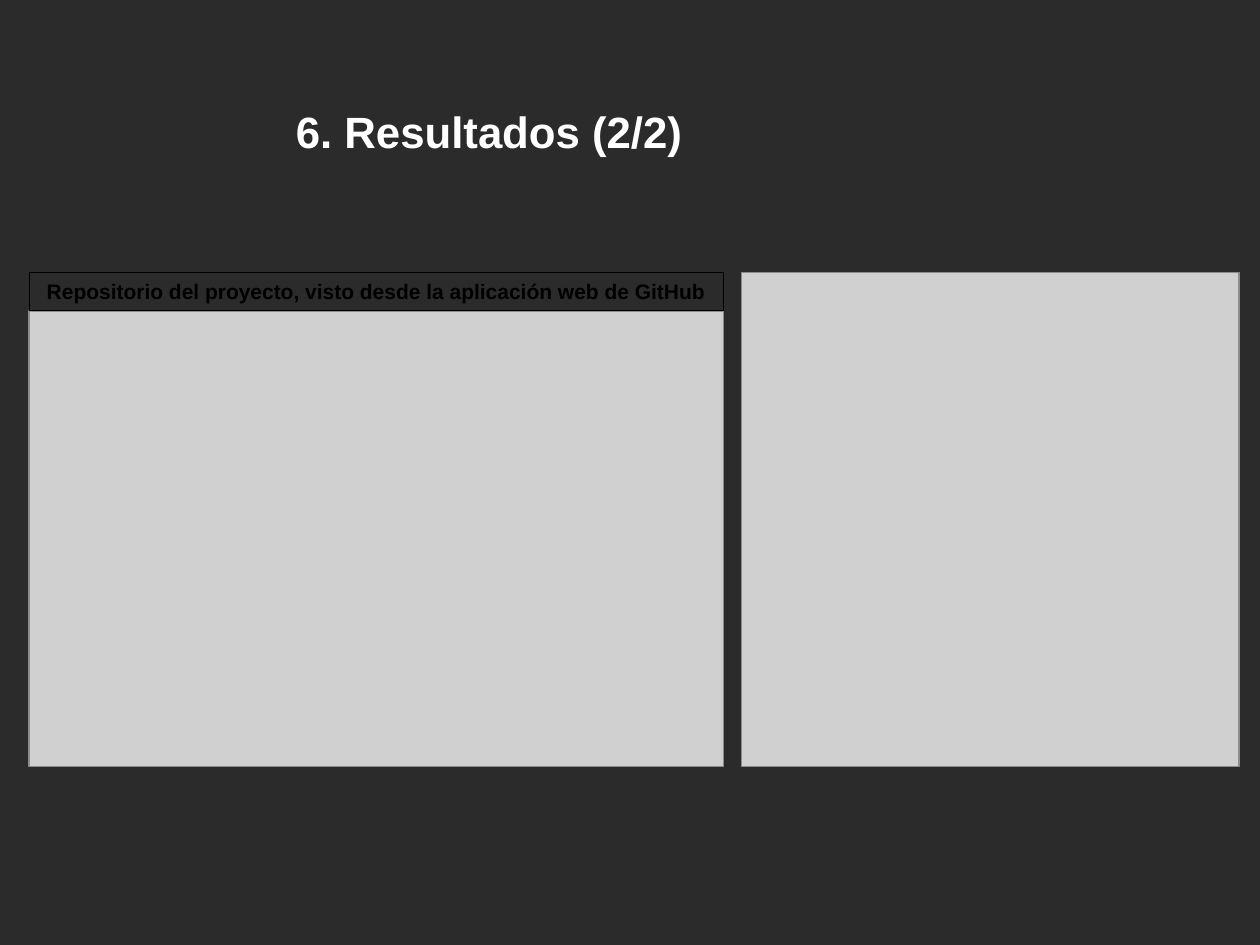
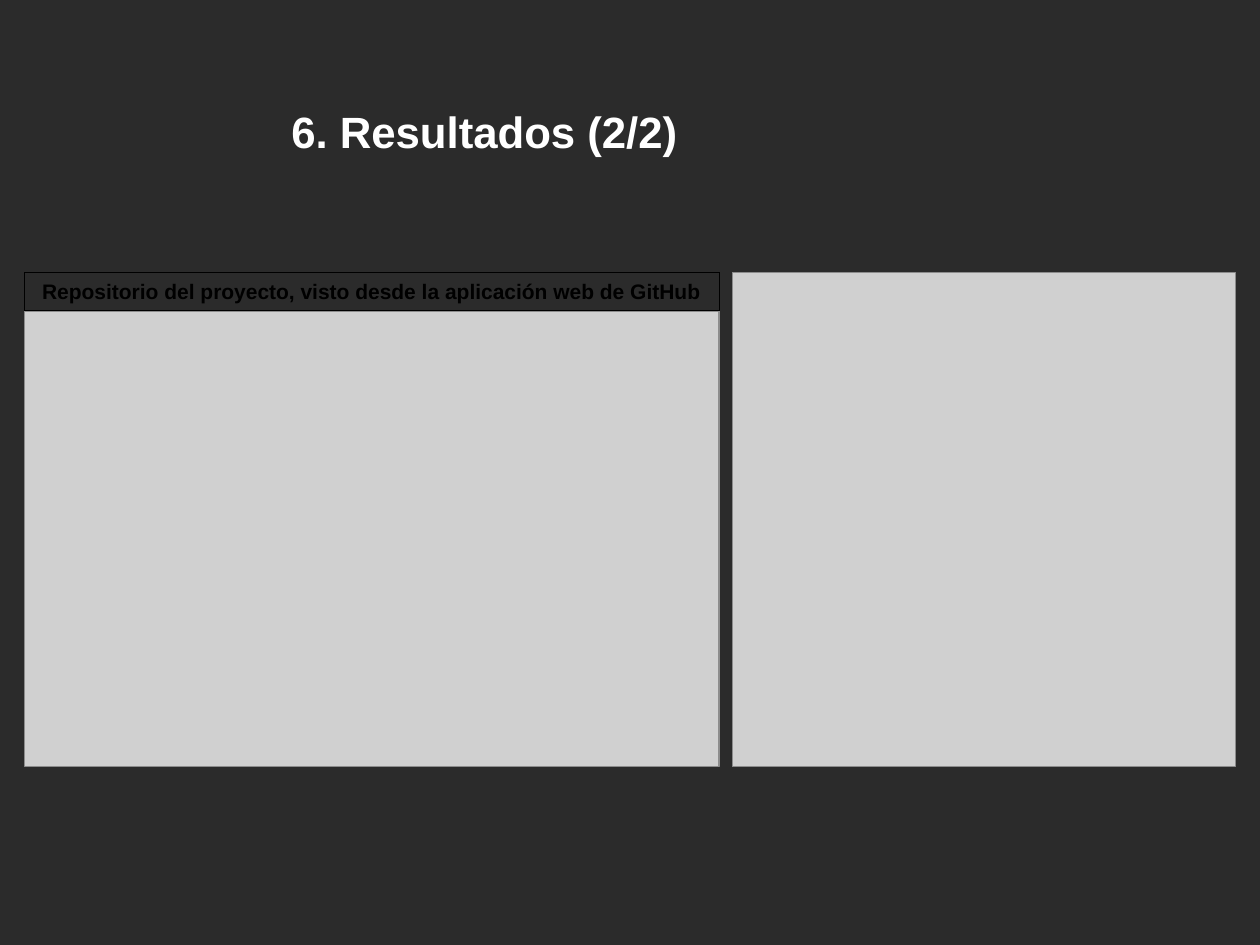
Before and after one commit to cristianpazu/Proyecto-Sanambiente, a slide deck: slide 12 of Documentos de ponencias en eventos/Tecnotic 2019/Exposición - Tecnotic 2019.pptx. Drawn at 1260x945 pixels with LibreOffice and Linux fonts; fonts in the diff are those of the drawing; grey boxes stand for pictures; background and template pictures are left out; a plain dark background stands for a picture behind light text. Boxes give left, top, right and bottom in pixels: in the first picture for what was removed or moved away, otherwise in the second. Text is boxed around its words. In the diff, an @@ line names an element or a change of style, - is before the commit and + after.

```diff
--- a/Documentos de ponencias en eventos/Tecnotic 2019/Exposición - Tecnotic 2019.pptx
+++ b/Documentos de ponencias en eventos/Tecnotic 2019/Exposición - Tecnotic 2019.pptx
@@ 1 picture, 1 rectangle, 1 title: place and size @@
-1 picture, 1 rectangle, 1 title at bbox=[29, 116, 723, 767]
+1 picture, 1 rectangle, 1 title at bbox=[24, 116, 718, 767]
@@ picture: place and size @@
-picture at bbox=[742, 273, 1240, 767]
+picture at bbox=[732, 273, 1236, 767]
```
Also in this commit, not shown: 8 other slides changed.
